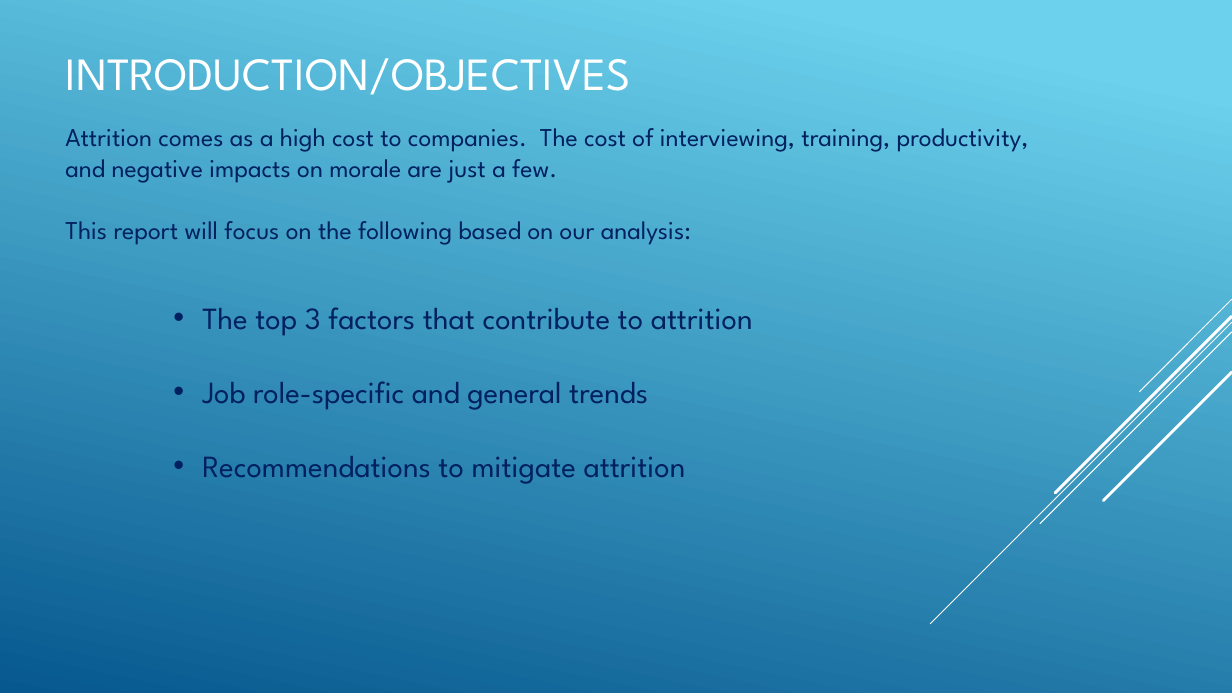
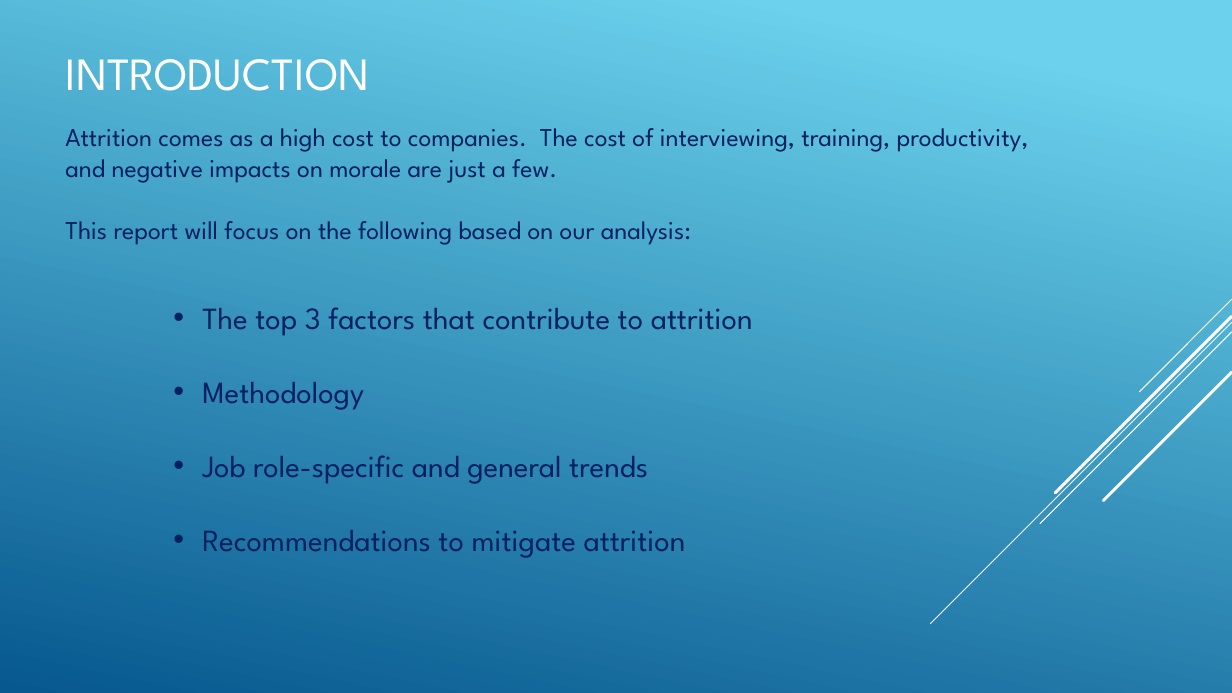
Before and after one commit to R-Chandna/MSDS6306_CaseStudy_2, a slide deck: slide 3 of Attrition_Case_Study_2_pptx_TAJAR_IP.pptx. Drawn at 1232x693 pixels with LibreOffice and Linux fonts; fonts in the diff are those of the drawing. Boxes give left, top, right and bottom in pixels: in the first picture for what was removed or moved away, otherwise in the second. Text is boxed around its words. In the diff, an @@ line names an element or a change of style, - is before the commit and + after.

```diff
--- a/Attrition_Case_Study_2_pptx_TAJAR_IP.pptx
+++ b/Attrition_Case_Study_2_pptx_TAJAR_IP.pptx
@@ title at bbox=[66, 59, 370, 91]: text changed @@
-INTRODUCTION/OBJECTIVES
+INTRODUCTION
@@ text at bbox=[202, 382, 364, 410]: paragraph added @@
+• Methodology
```
Also in this commit, not shown: 1 other slide changed, 3 slides added, 2 slides removed.
